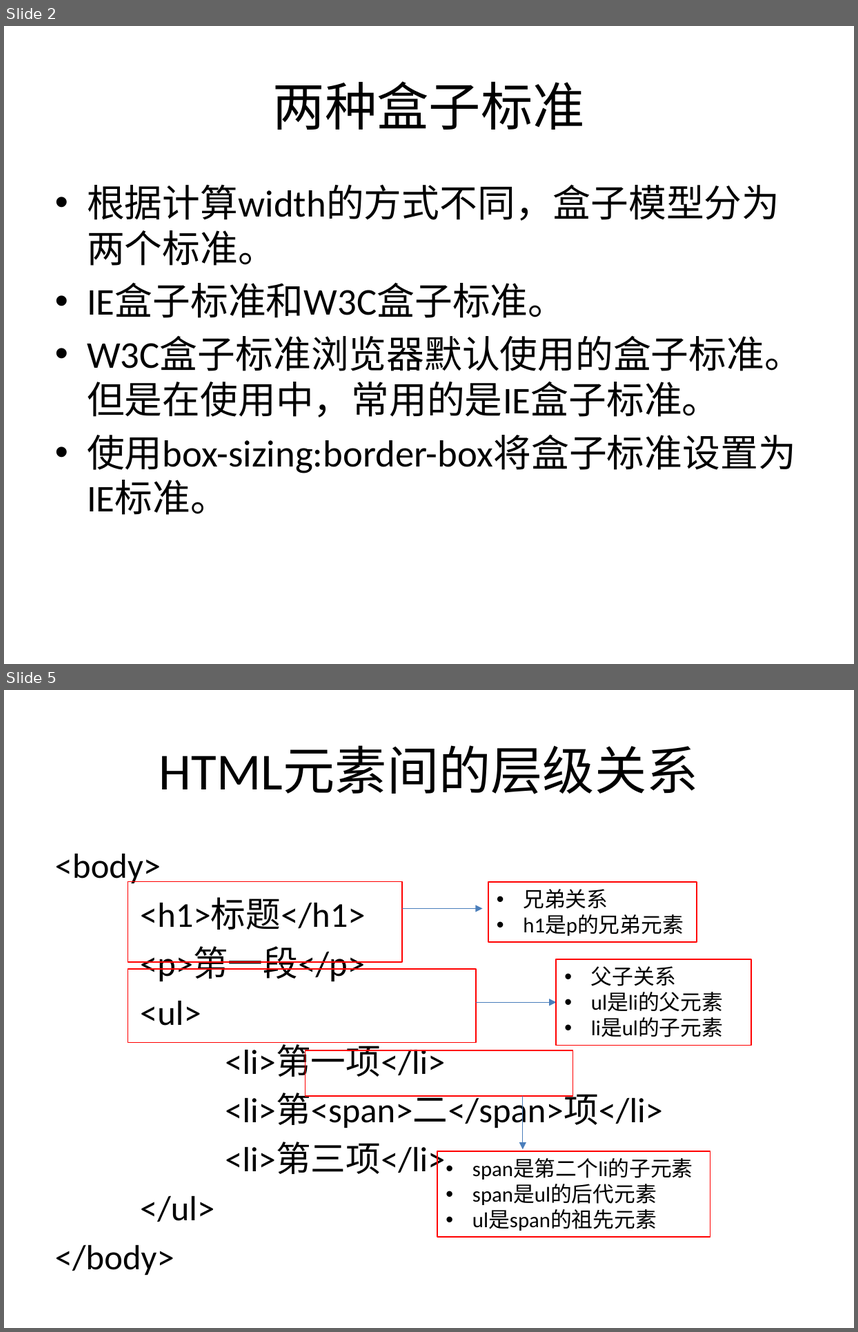
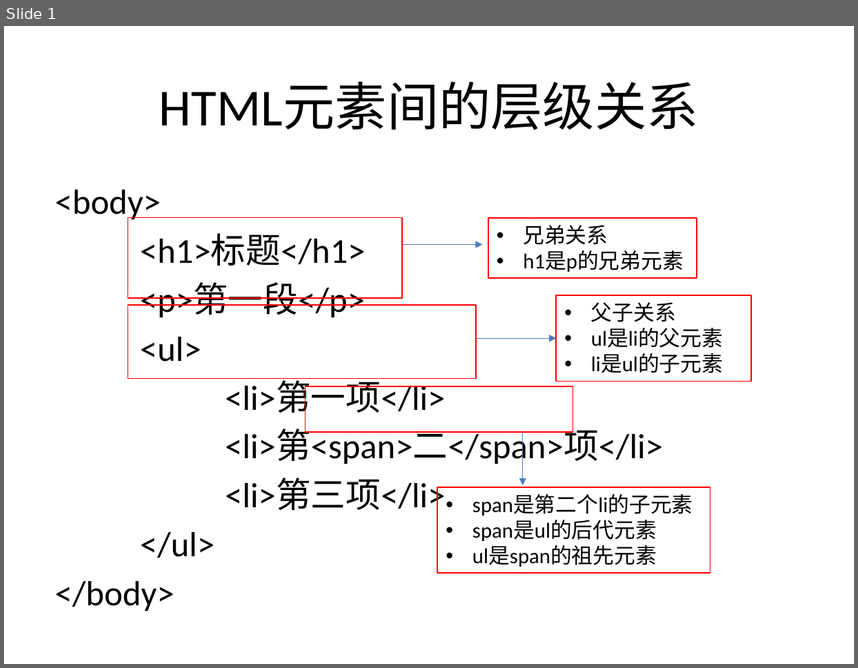
Before and after one commit to sans123wx/class, a slide deck: 网页设计与制作/课件/4/css选择器.pptx. Shown one above the other, each under a label of ours: slides 2 and 5 before the commit, slide 1 after it; the slides between them are not shown. The pictures are 858x1332 and 858x668 pixels, drawn with LibreOffice and Linux fonts; fonts in the diff are those of the drawing. Boxes give left, top, right and bottom in pixels: in the first picture for what was removed or moved away, otherwise in the second. Text is boxed around its words. In the diff, an @@ line names an element or a change of style, - is before the commit and + after.

```diff
--- a/网页设计与制作/课件/4/css选择器.pptx
+++ b/网页设计与制作/课件/4/css选择器.pptx
@@ slide 2 removed at bbox=[4, 26, 854, 664], background #FFFFFF @@
@@ title removed at bbox=[273, 81, 585, 129] @@
-两种盒子标准
@@ text removed at bbox=[87, 184, 802, 515] @@
-• 根据计算width的方式不同，盒子模型分为两个标准。
-• IE盒子标准和W3C盒子标准。
-• W3C盒子标准浏览器默认使用的盒子标准。但是在使用中，常用的是IE盒子标准。
-• 使用box-sizing:border-box将盒子标准设置为IE标准。
@@ what was slide 5 is now slide 1 @@
```
Also in this commit, not shown: 10 slides added, 3 other slides removed, 20 other files.
